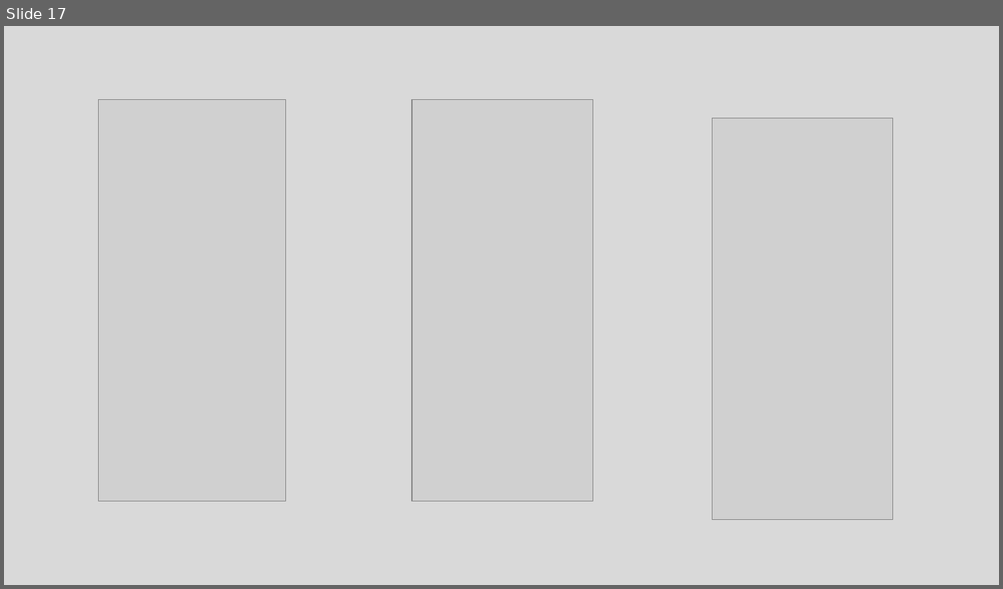
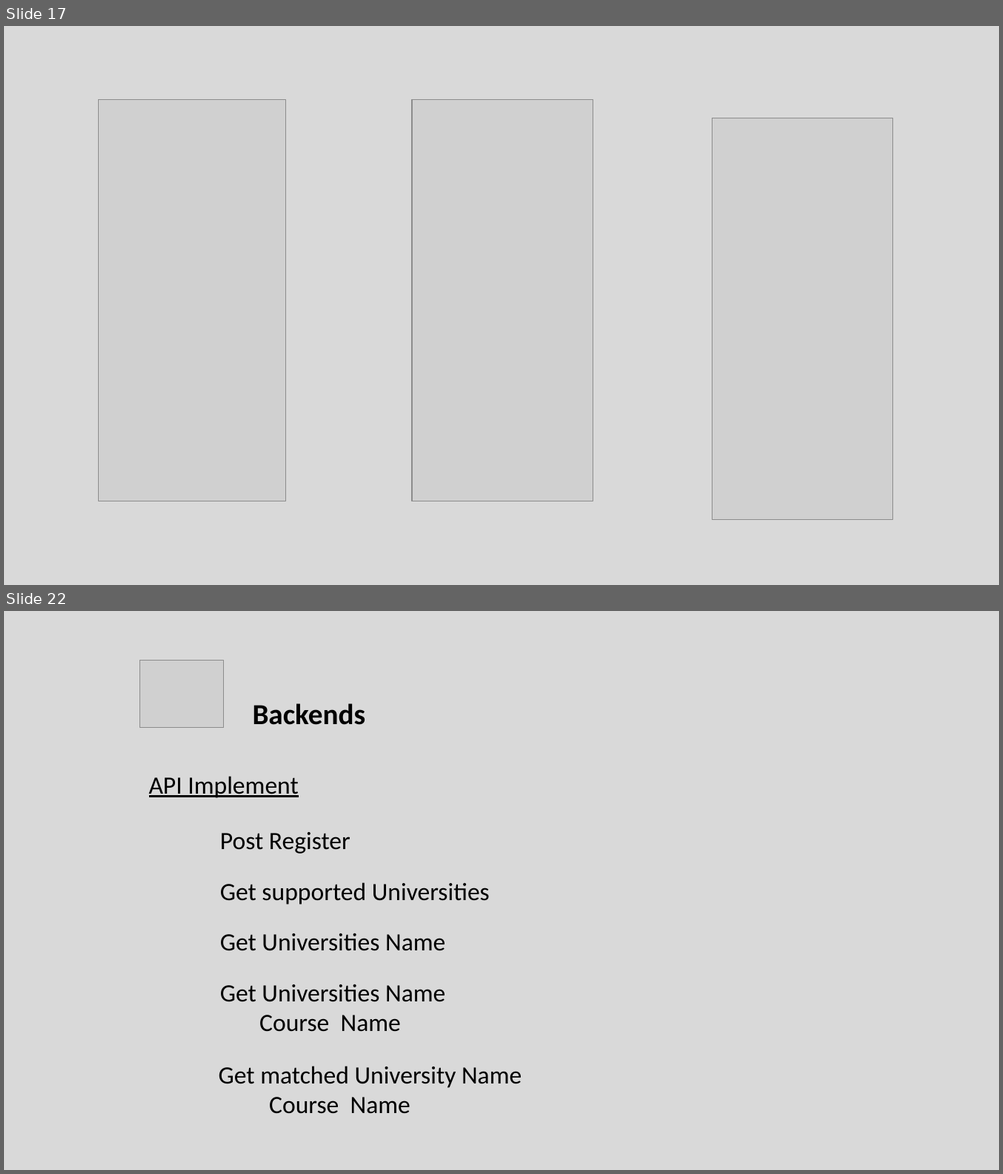
Before and after one commit to henryzt/JPMorgan-CFG19-Project-Access-Chatbot, a slide deck: presentation/Team14.pptx. Shown one above the other, each under a label of ours: slide 17 before the commit, slides 17 and 22 after it; the slides between them are not shown. The pictures are 1003x589 and 1003x1174 pixels, drawn with LibreOffice and Linux fonts; fonts in the diff are those of the drawing; grey boxes stand for pictures. Boxes give left, top, right and bottom in pixels: in the first picture for what was removed or moved away, otherwise in the second. Text is boxed around its words. In the diff, an @@ line names an element or a change of style, - is before the commit and + after.

```diff
--- a/presentation/Team14.pptx
+++ b/presentation/Team14.pptx
@@ slide 22 added at bbox=[4, 611, 999, 1170], background #D9D9D9 @@
@@ picture added at bbox=[140, 661, 223, 727] @@
@@ text added at bbox=[253, 703, 366, 725], 28 pt, text #000000, bold @@
+Backends
@@ text added at bbox=[149, 776, 298, 798], 24 pt, text #000000, underline @@
+API Implement
@@ text added at bbox=[220, 832, 350, 854], 24 pt, text #000000 @@
+Post Register
@@ text added at bbox=[220, 883, 489, 905], 24 pt, text #000000 @@
+Get supported Universities
@@ text added at bbox=[220, 933, 445, 951], 24 pt, text #000000 @@
+Get Universities Name
@@ text added at bbox=[220, 984, 445, 1032], 24 pt, text #000000 @@
+Get Universities Name
+Course Name
@@ text added at bbox=[219, 1066, 521, 1114], 24 pt, text #000000 @@
+Get matched University Name
+Course Name
```
Also in this commit, not shown: 6 slides changed, 2 other slides added, 3 slides removed.
